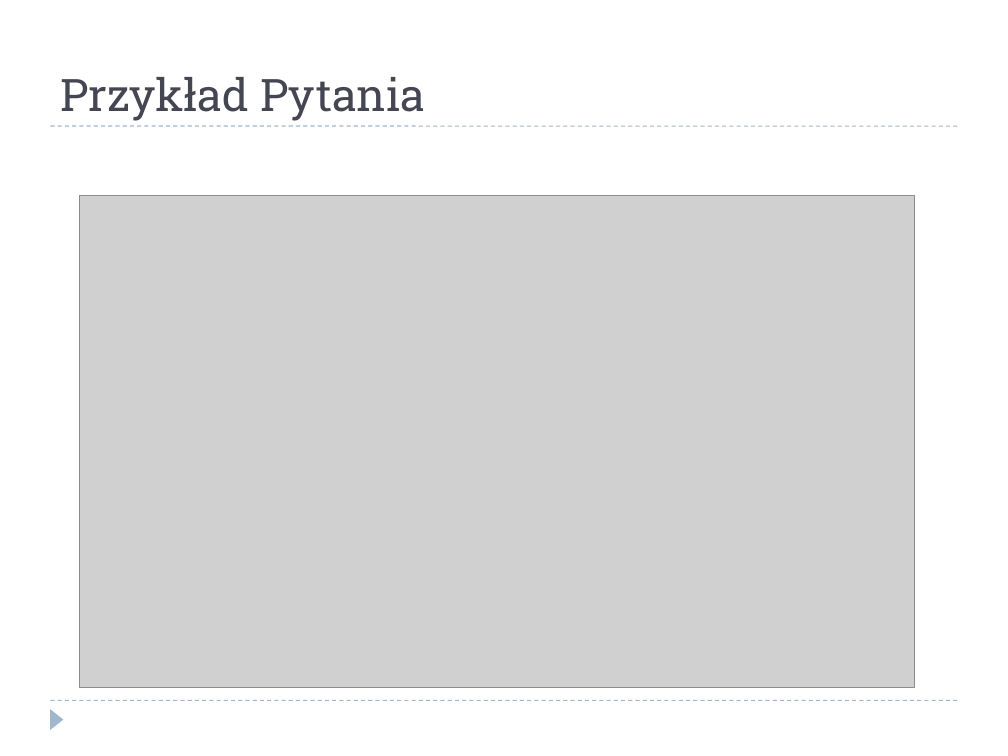
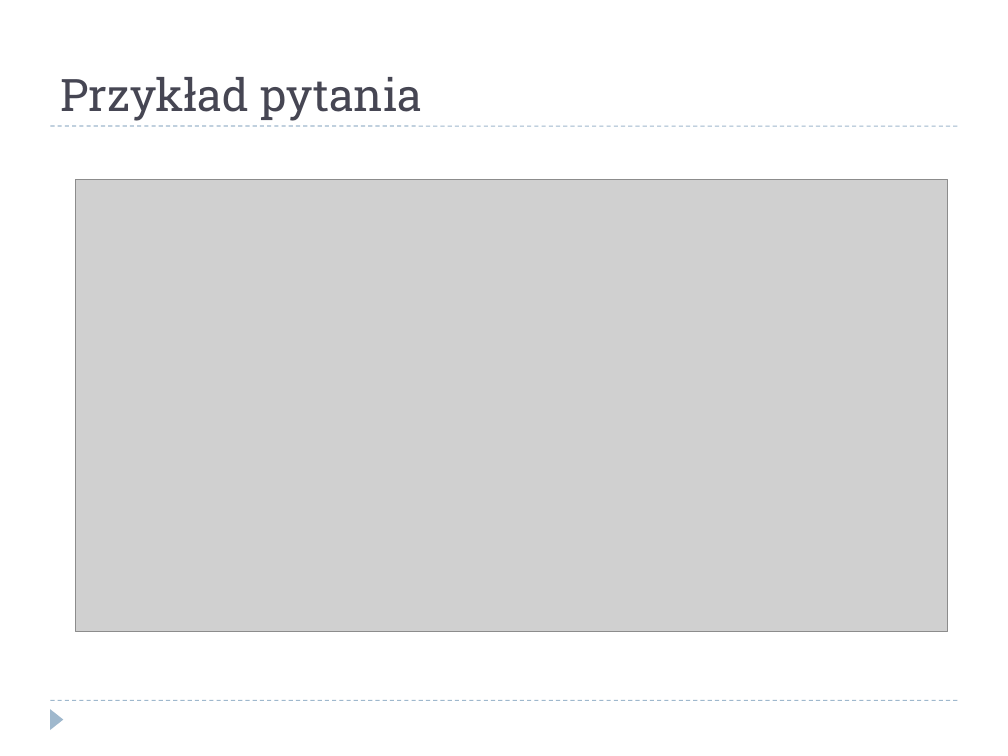
Before and after one commit to Ar2s/SystemExpercki, a slide deck: slide 2 of Prezentacja.ppt. Drawn at 1008x756 pixels with LibreOffice and Linux fonts; fonts in the diff are those of the drawing; grey boxes stand for pictures. Boxes give left, top, right and bottom in pixels: in the first picture for what was removed or moved away, otherwise in the second. Text is boxed around its words. In the diff, an @@ line names an element or a change of style, - is before the commit and + after.

```diff
--- a/Prezentacja.ppt
+++ b/Prezentacja.ppt
@@ title at (x1=60, y1=77, x2=422, y2=121): text changed @@
-Przykład Pytania
+Przykład pytania
@@ picture resized from (x1=79, y1=196, x2=914, y2=687) to (x1=76, y1=179, x2=948, y2=632) @@
```
Also in this commit, not shown: 1 other slide changed, 5 other files.
